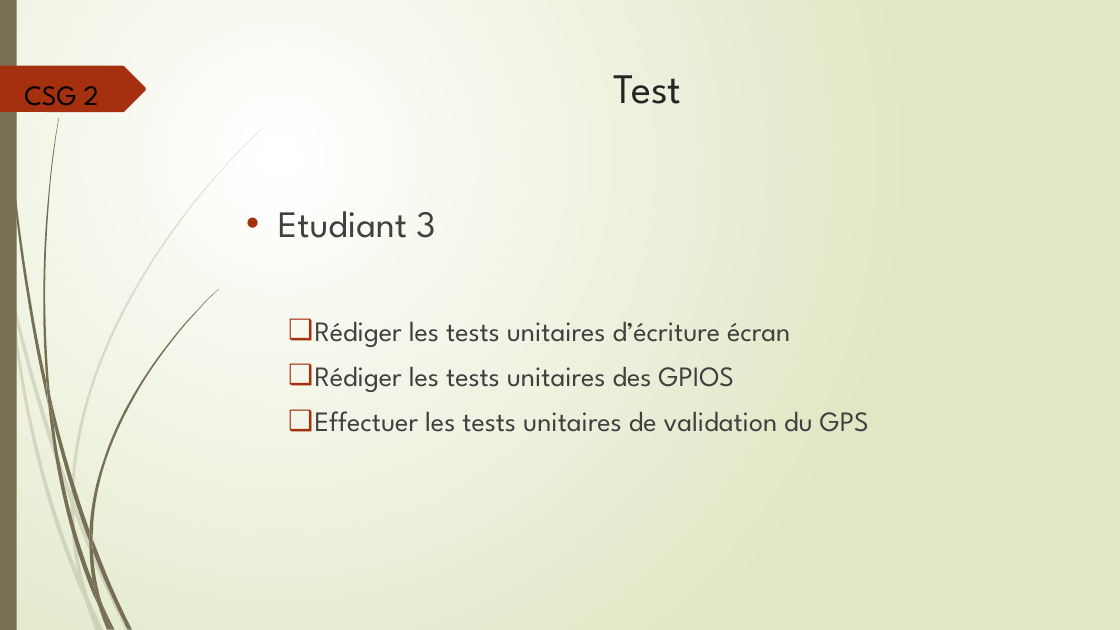
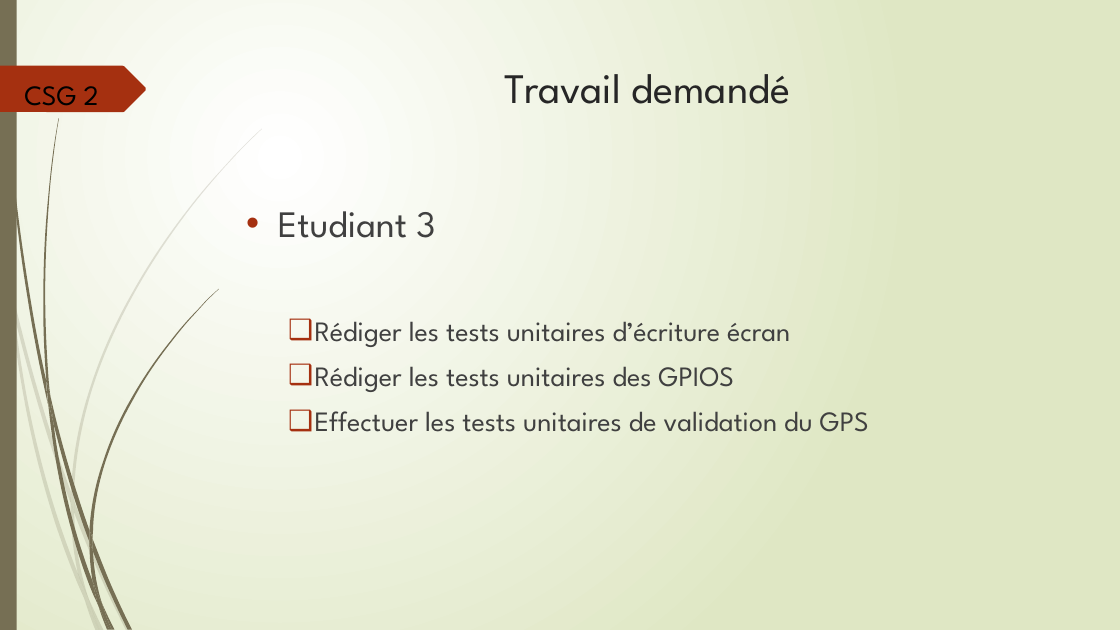
Before and after one commit to BtsSnirGpe/2020csg2, a slide deck: slide 6 of e3/doc/2020_csg2-PMT-E3-rev-1.pptx (slide 7 before the commit). Drawn at 1120x630 pixels with LibreOffice and Linux fonts; fonts in the diff are those of the drawing. Boxes give left, top, right and bottom in pixels: in the first picture for what was removed or moved away, otherwise in the second. Text is boxed around its words. In the diff, an @@ line names an element or a change of style, - is before the commit and + after.

```diff
--- a/e3/doc/2020_csg2-PMT-E3-rev-1.pptx
+++ b/e3/doc/2020_csg2-PMT-E3-rev-1.pptx
@@ title at [505,74,790,104]: text changed @@
-Test
+Travail demandé
```
Also in this commit, not shown: 2 other slides changed, 1 slide added, 1 slide removed, 2 other files.
